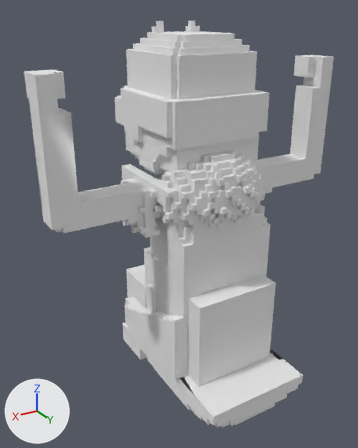
Before and after pictures for a commit that changed the OBJ model assets/foundation/models/characters/roos/roos.obj.
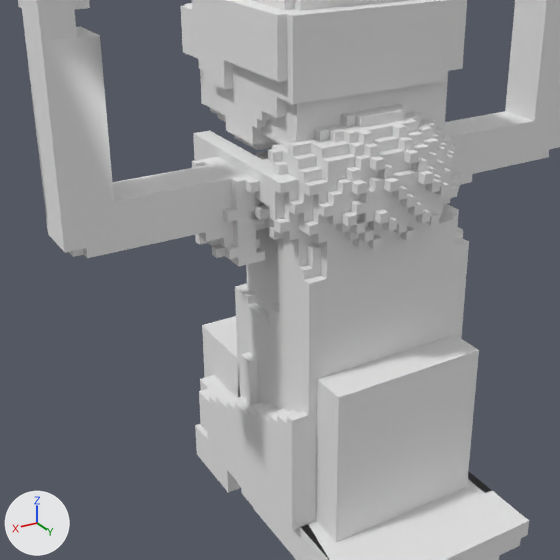
Each version is shown whole from a camera (50 mm lens) standing at (5.19, 9.11, 8.07) and looking at (0.31, 0.98, 4.01), then close up on the part from 5% to 89% of the width and 21% to 88% of the height. Every picture has the same lights, and +X, +Y and +Z are marked at lower left. The last two pictures show the newer version. Where no turn or scale is listed for an object, it has been applied to the vertices.

Before the edit, the objects in view are built like this:
```python
me_roos = bpy.data.meshes.new('roos')
me_roos.from_pydata(...)  # 5375 vertices, 9570 faces; spans x -3.1..3.1, y -1.1..3.5, z 0.0..7.9
me_roos.materials.append(mat_palette)  # white #e7e7e7
ob_roos = bpy.data.objects.new('roos', me_roos)
ob_roos.location = (0.0, 0.0, 0.0)
```
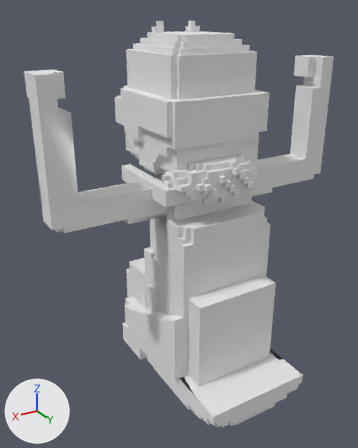
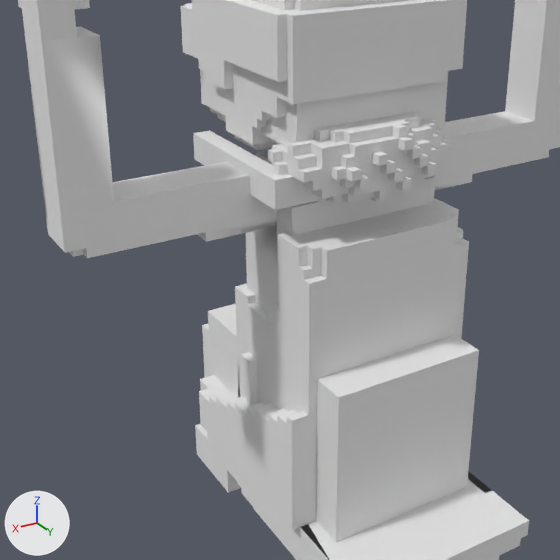
Location of each change, [x1, y1, x2, y2] in pixels of the close-ups (560 x 560 px):
```json
{"part": 1, "of": "me_roos", "change": "cut back", "before": [192, 105, 476, 270], "after": [204, 106, 449, 270]}
{"part": 2, "of": "me_roos", "change": "built on", "after": [203, 304, 237, 358]}
```

The change, as JSON lines over the scene's bpy script:
```json
{"block": "me_roos", "where": "# used by ob_roos; location = (0.0, 0.0, 0.0)"}
{"op": "remove", "block": "me_roos", "code": "me_roos.from_pydata(...)  # 5375 vertices, 9570 faces; spans x -3.1..3.1, y -1.1..3.5, z 0.0..7.9"}
{"op": "add", "block": "me_roos", "code": "me_roos.from_pydata(...)  # 4880 vertices, 8540 faces; spans x -3.1..3.1, y -1.1..3.5, z 0.0..7.9"}
{"block": "me_roos", "change": "me_roos part 1: 20 vertices moved from x -0.8..1.1, y 1.2..2.5, z 4.5..5.7 to x -0.3..1.0, y 1.4..2.3, z 4.6..5.6; 850 vertices removed from x -1.7..1.7, y 0.8..2.6, z 4.2..5.7; 326 vertices added at x -1.1..1.7, y 0.9..2.4, z 4.5..5.6"}
{"block": "me_roos", "change": "me_roos part 2: 8 vertices removed from x -0.9..0.9, y 0.5..0.6, z 2.3..2.4; 37 vertices added at x -0.8..0.8, y -0.5..0.7, z 2.3..2.7"}
```
